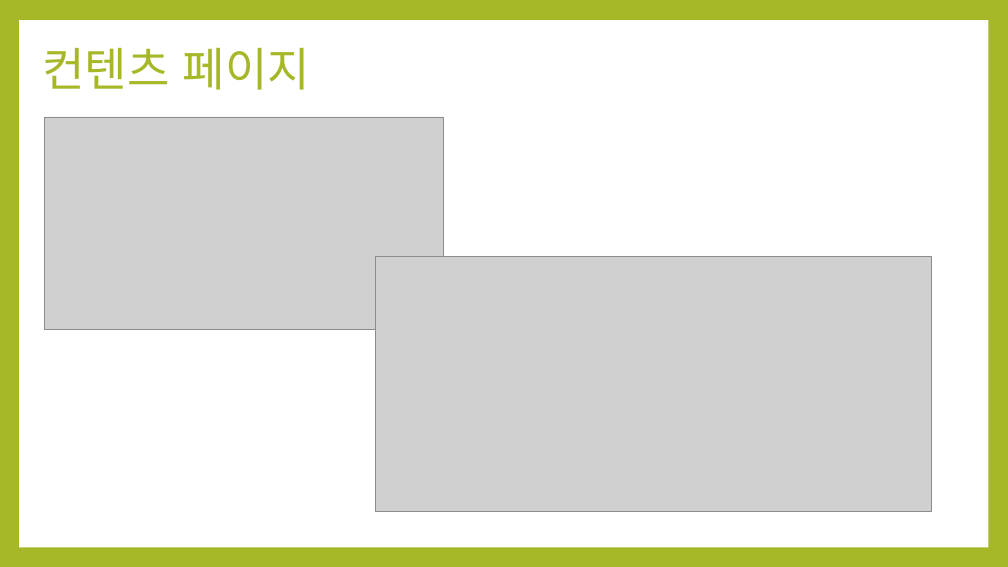
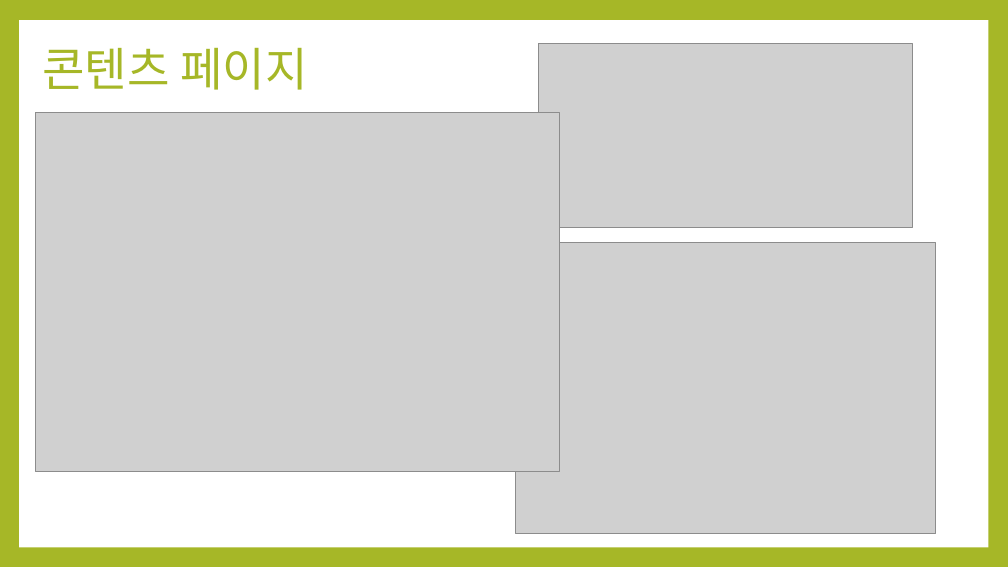
Before and after one commit to naaaaaaaaaarin/ezenpractice, a slide deck: slide 5 of 프로토타입 제작/김애리_프로토타입제작.pptx (slide 4 before the commit). Drawn at 1008x567 pixels with LibreOffice and Linux fonts; fonts in the diff are those of the drawing; grey boxes stand for pictures. Boxes give left, top, right and bottom in pixels: in the first picture for what was removed or moved away, otherwise in the second. Text is boxed around its words. In the diff, an @@ line names an element or a change of style, - is before the commit and + after.

```diff
--- a/프로토타입 제작/김애리_프로토타입제작.pptx
+++ b/프로토타입 제작/김애리_프로토타입제작.pptx
@@ title at bbox=[42, 47, 307, 90]: text changed @@
-컨텐츠 페이지
+콘텐츠 페이지
@@ picture added at bbox=[538, 44, 913, 228] @@
@@ picture added at bbox=[36, 113, 560, 472] @@
@@ picture removed at bbox=[45, 117, 443, 329] @@
@@ picture: place and size @@
-picture at bbox=[375, 256, 932, 512]
+picture at bbox=[516, 243, 936, 534]
```
Also in this commit, not shown: 1 other slide changed, 5 slides added, 2 slides removed, 41 other files.
